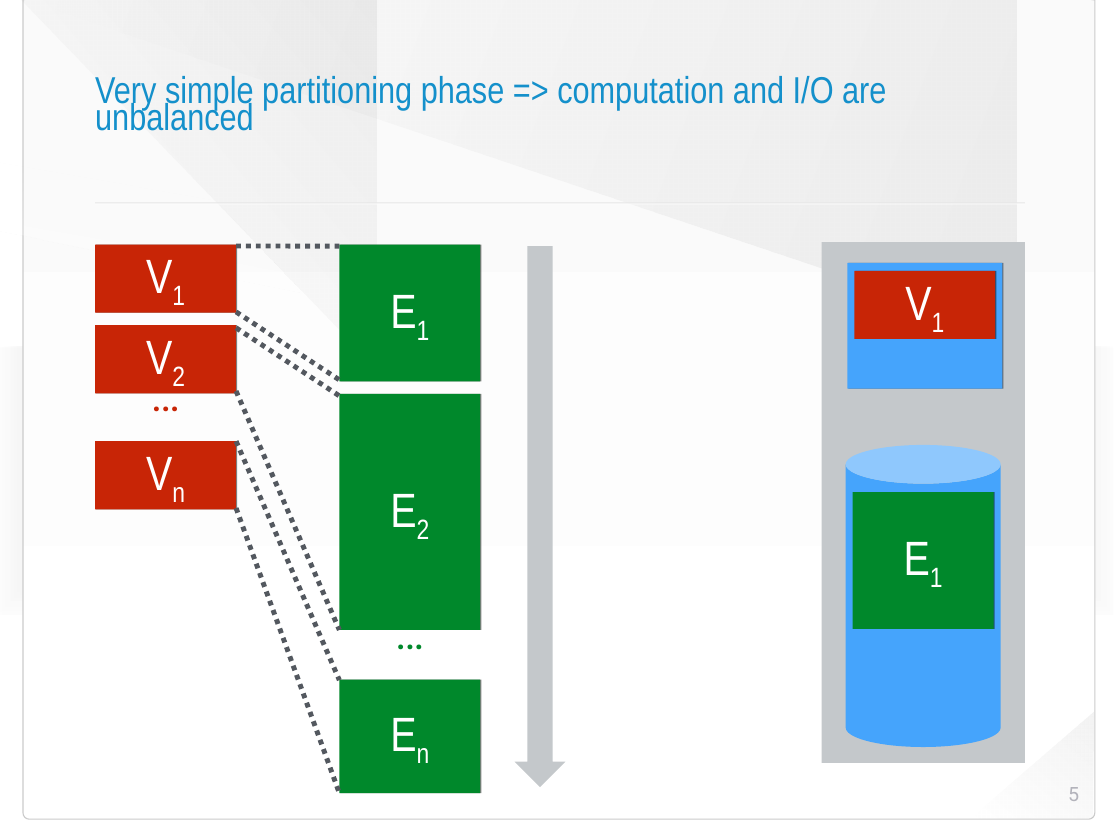
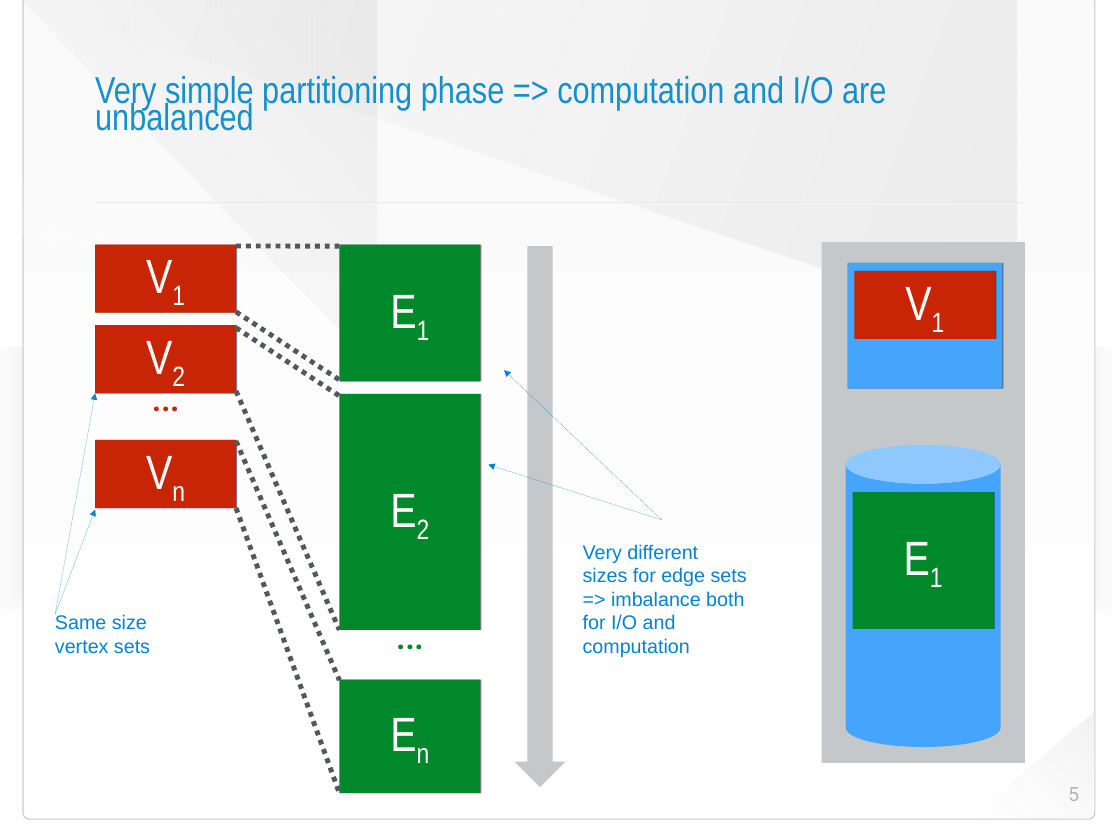
Before and after one commit to HaprianVlad/chaos, a slide deck: slide 5 of presentation.odp. Drawn at 1120x840 pixels with LibreOffice and Linux fonts; fonts in the diff are those of the drawing; background and template pictures are left out. Boxes give left, top, right and bottom in pixels: in the first picture for what was removed or moved away, otherwise in the second. Text is boxed around its words. In the diff, an @@ line names an element or a change of style, - is before the commit and + after.

```diff
--- a/presentation.odp
+++ b/presentation.odp
@@ arrow added from (662, 520) to (504, 370), #0084D1 0 pt @@
@@ arrow added from (55, 614) to (95, 393), #0084D1 0 pt @@
@@ arrow added from (662, 520) to (488, 465), #0084D1 0 pt @@
@@ arrow added from (55, 614) to (95, 510), #0084D1 0 pt @@
@@ text added at (583, 544, 747, 657), 18 pt, text #0084D1 @@
+Very different sizes for edge sets => imbalance both for I/O and computation
@@ text added at (55, 614, 150, 654), 18 pt, text #0084D1 @@
+Same size vertex sets
```
Also in this commit, not shown: 7 other slides changed, 4 slides added, 1 slide removed, 2 other files.
